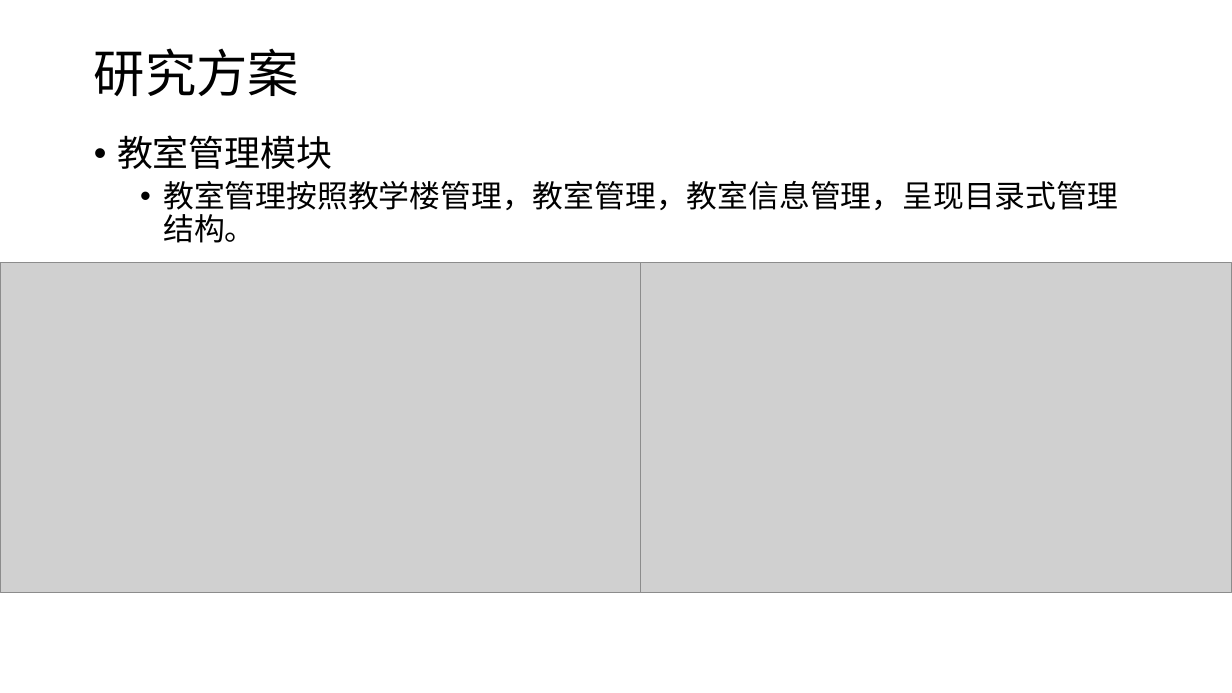
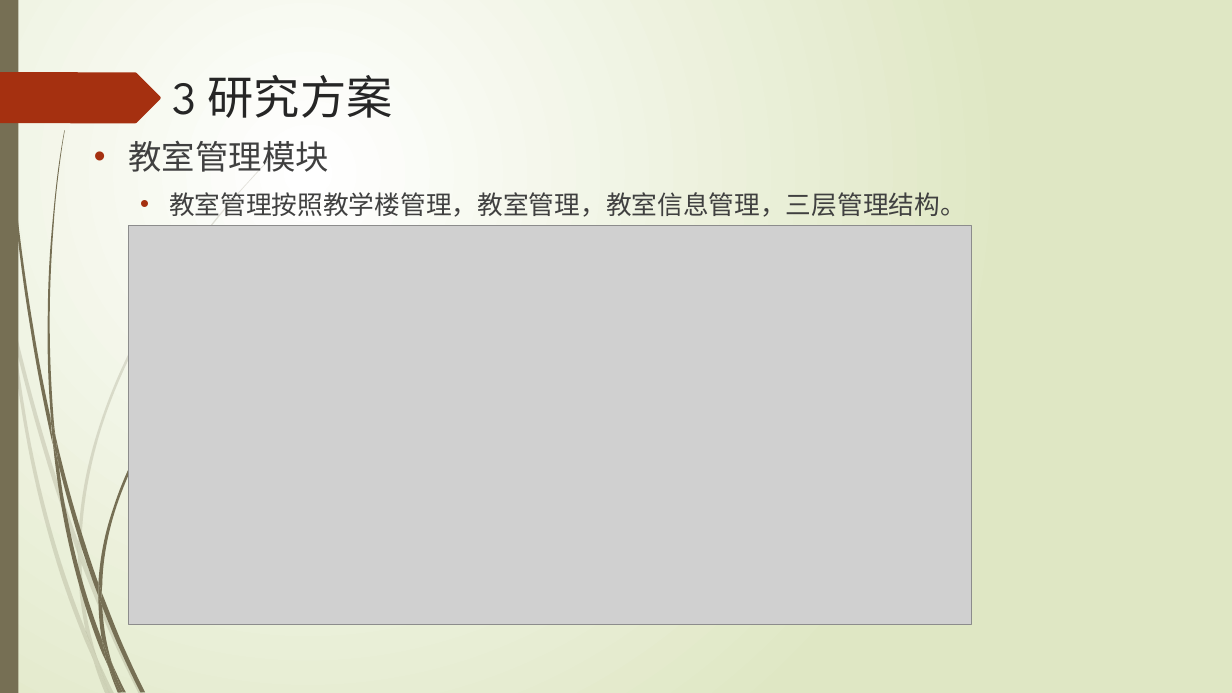
Before and after one commit to liuzhuocpp/liuzhuo_midterm_report, a slide deck: slide 11 of 刘卓中期报告.pptx (slide 7 before the commit). Drawn at 1232x693 pixels with LibreOffice and Linux fonts; fonts in the diff are those of the drawing; grey boxes stand for pictures. Boxes give left, top, right and bottom in pixels: in the first picture for what was removed or moved away, otherwise in the second. Text is boxed around its words. In the diff, an @@ line names an element or a change of style, - is before the commit and + after.

```diff
--- a/刘卓中期报告.pptx
+++ b/刘卓中期报告.pptx
@@ background #FFFFFF to gradient #FFFFFF to #DFE8C4 @@
@@ rectangle added at <box>0,0,18,693</box>, fill #766F54 @@
@@ freeform shape added at <box>0,72,161,123</box>, fill #A53010 @@
@@ title "3 研究方案" at <box>173,75,393,118</box>: vertical alignment middle to top @@
@@ title at <box>173,75,393,118</box>: text changed; size 40 to 36 pt; font Calibri to League Spartan; text colour #000000 to #262626 @@
-研究方案
+3 研究方案
@@ text at <box>129,140,329,172</box>: size 28 to 26 pt, font Calibri to League Spartan, text colour #000000 to #404040 in "教室管理模块"; indent changed; line spacing 0.9 to 1 @@
@@ text at <box>169,192,966,217</box>: text changed; size 24 to 20 pt; font Calibri to League Spartan; text colour #000000 to #404040 @@
-  • 教室管理按照教学楼管理，教室管理，教室信息管理，呈现目录式管理结构。
+  • 教室管理按照教学楼管理，教室管理，教室信息管理，三层管理结构。
@@ picture: place and size @@
-picture at <box>0,262,640,593</box>
+picture at <box>128,226,971,625</box>
@@ picture removed at <box>640,262,1232,593</box> @@
@@ group added at <box>0,141,288,693</box>: 10 freeform shapes @@
@@ group added at <box>3,0,240,693</box>: 12 freeform shapes @@
```
Also in this commit, not shown: 16 other slides changed, 9 slides added.
